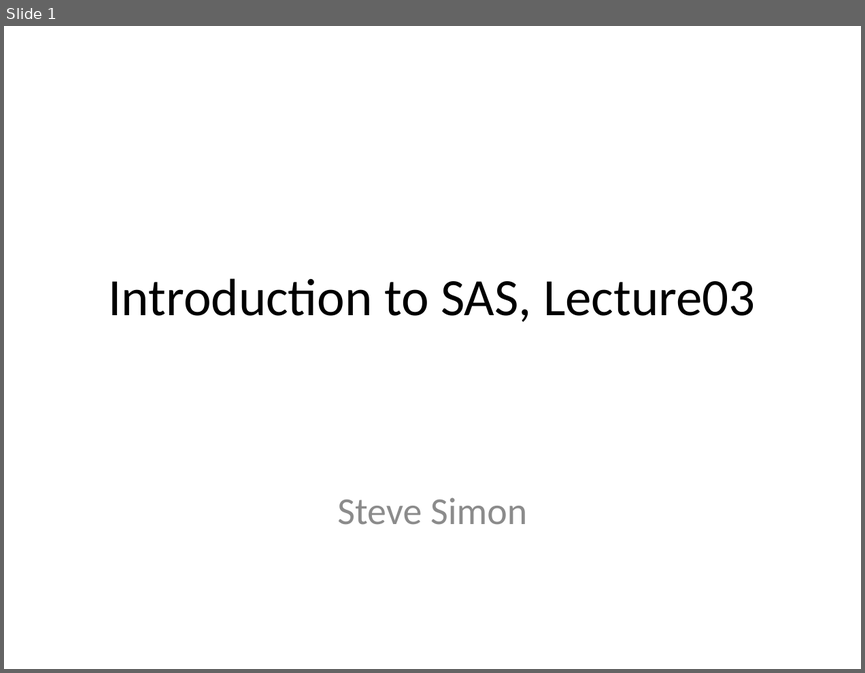
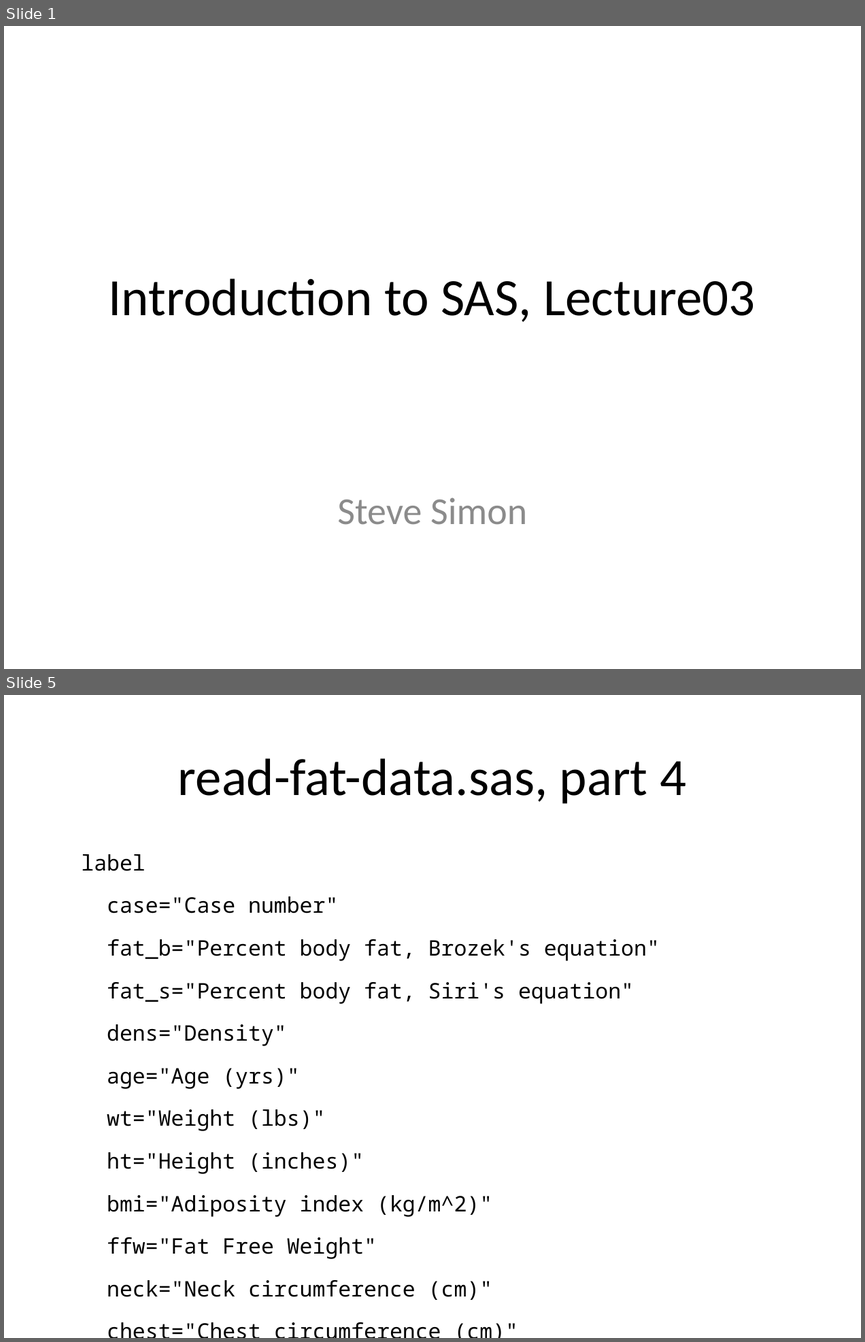
Before and after one commit to classes-simon/5507, a slide deck: module03/src/slides-and-speaker-notes-03.pptx. Shown one above the other, each under a label of ours: slide 1 before the commit, slides 1 and 5 after it; the slides between them are not shown. The pictures are 865x673 and 865x1342 pixels, drawn with LibreOffice and Linux fonts; fonts in the diff are those of the drawing. Boxes give left, top, right and bottom in pixels: in the first picture for what was removed or moved away, otherwise in the second. Text is boxed around its words. In the diff, an @@ line names an element or a change of style, - is before the commit and + after.

```diff
--- a/module03/src/slides-and-speaker-notes-03.pptx
+++ b/module03/src/slides-and-speaker-notes-03.pptx
@@ slide 5 added at (x1=4, y1=695, x2=861, y2=1338), background #FFFFFF @@
@@ title added at (x1=178, y1=758, x2=686, y2=804), 44 pt, text #000000 @@
+read-fat-data.sas, part 4
@@ text added at (x1=81, y1=854, x2=660, y2=1300), 18 pt, text #000000 @@
+label
+case="Case number"
+fat_b="Percent body fat, Brozek's equation"
+fat_s="Percent body fat, Siri's equation"
+dens="Density"
+age="Age (yrs)"
+wt="Weight (lbs)"
+ht="Height (inches)"
+bmi="Adiposity index (kg/m^2)"
+ffw="Fat Free Weight"
+neck="Neck circumference (cm)"
+chest="Chest circumference (cm)"
+abdomen="Abdomen circumference (cm)"
+...
```
Also in this commit, not shown: 2 slides changed, 5 other slides added, 4 other files.
